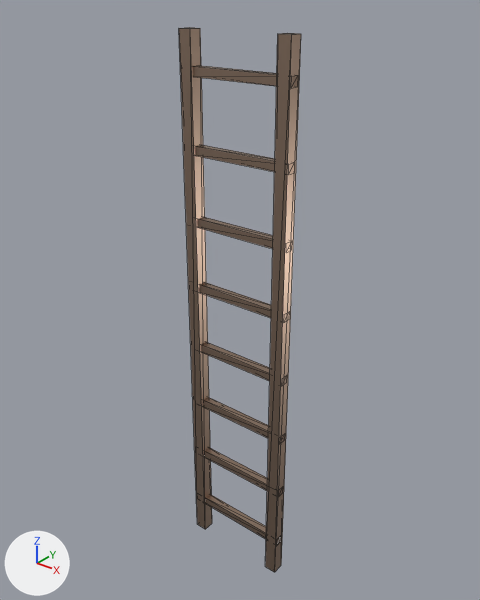
Before and after pictures for a commit that changed the glTF model public/models/props/quay_ladder.lod1.glb.
Camera for both pictures: a 50 mm camera at (1.69, -2.09, 2.78) aimed at (-0.03, 0.06, 1.44). Every picture has the same lights, and +X, +Y and +Z are marked at lower left. The older version comes first. Mesh edges are drawn as thin lines. Where no turn or scale is listed for an object, it has been applied to the vertices. Vertices at exactly the same position are counted once.

Names of what the first picture shows: 'props_quay_ladder'.
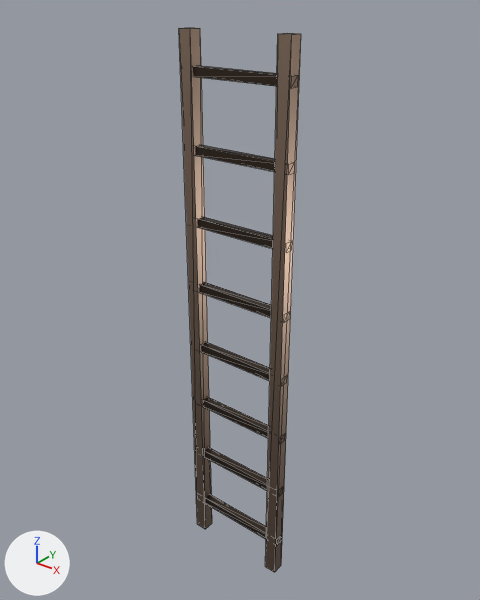
Changed parts and their boxes [x1, y1, x2, y2] in the pictures (480 x 600 px):
'props_quay_ladder', recoloured
    both: [190, 63, 292, 572]

Edits to the bpy script that builds the scene:
```text
Change mat_metal_rust:
    where n0 = _N.new('ShaderNodeBsdfPrincipled'); n0.name = 'Principled BSDF'
    remove n0.inputs[0].default_value = (0.45, 0.32, 0.24, 1.0)  # 'Base Color', beige #b39986
    add n2 = _N.new('ShaderNodeMix'); n2.name = 'Mix'
    add n2.data_type = 'RGBA'
    add n2.blend_type = 'MULTIPLY'
    add n2.inputs[0].default_value = 1.0  # 'Factor'
    add n2.inputs[7].default_value = (0.45, 0.32, 0.24, 1.0)  # 'B', beige #b39986
    add n3 = _N.new('ShaderNodeVertexColor'); n3.name = 'Color Attribute'
    add _L.new(n2.outputs[2], n0.inputs[0])  # 'Result' to 'Base Color'
    add _L.new(n3.outputs[0], n2.inputs[6])  # 'Color' to 'A'
Change me_props_quay_ladder:
    where me_props_quay_ladder.from_pydata(...)  # 80 vertices, 120 faces; spans x -0.27..0.27, y -0.03..0.03, z -1.3..1.3
    used by ob_props_quay_ladder; location = (0.0, 0.0, 1.3)
    me_props_quay_ladder part 1: vertex colours changed
```
